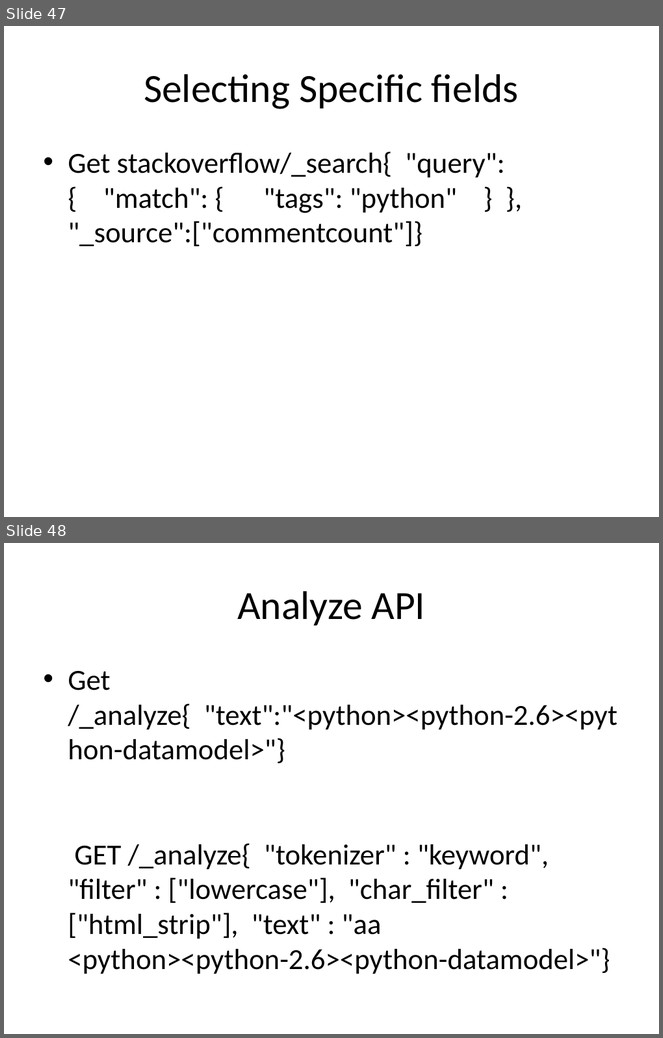
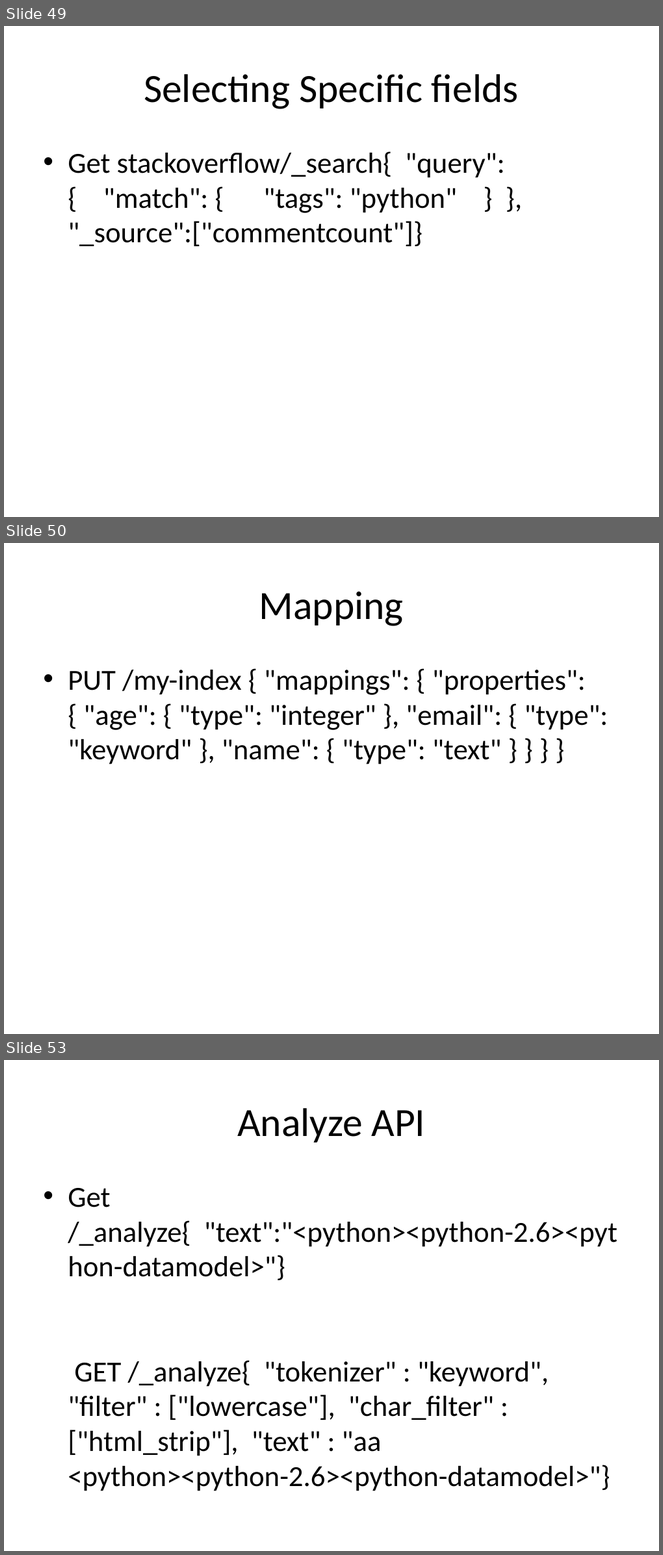
Before and after one commit to pavanarya/MySessions, a slide deck: Elastic Search.pptx. Shown one above the other, each under a label of ours: slides 47 and 48 before the commit, slides 49, 50 and 53 after it; the slides between them are not shown. The pictures are 663x1038 and 663x1555 pixels, drawn with LibreOffice and Linux fonts; fonts in the diff are those of the drawing. Boxes give left, top, right and bottom in pixels: in the first picture for what was removed or moved away, otherwise in the second. Text is boxed around its words. In the diff, an @@ line names an element or a change of style, - is before the commit and + after.

```diff
--- a/Elastic Search.pptx
+++ b/Elastic Search.pptx
@@ slide 50 added at (4, 543, 659, 1034), background #FFFFFF @@
@@ title added at (259, 591, 404, 626), 44 pt, text #000000 @@
+Mapping
@@ text added at (68, 670, 608, 765), 32 pt, text #000000 @@
+• PUT /my-index { "mappings": { "properties": { "age": { "type": "integer" }, "email": { "type": "keyword" }, "name": { "type": "text" } } } }
@@ what was slide 47 is now slide 49 @@
@@ what was slide 48 is now slide 53 @@
```
Also in this commit, not shown: 1 slide changed, 4 other slides added, 4 other files.
